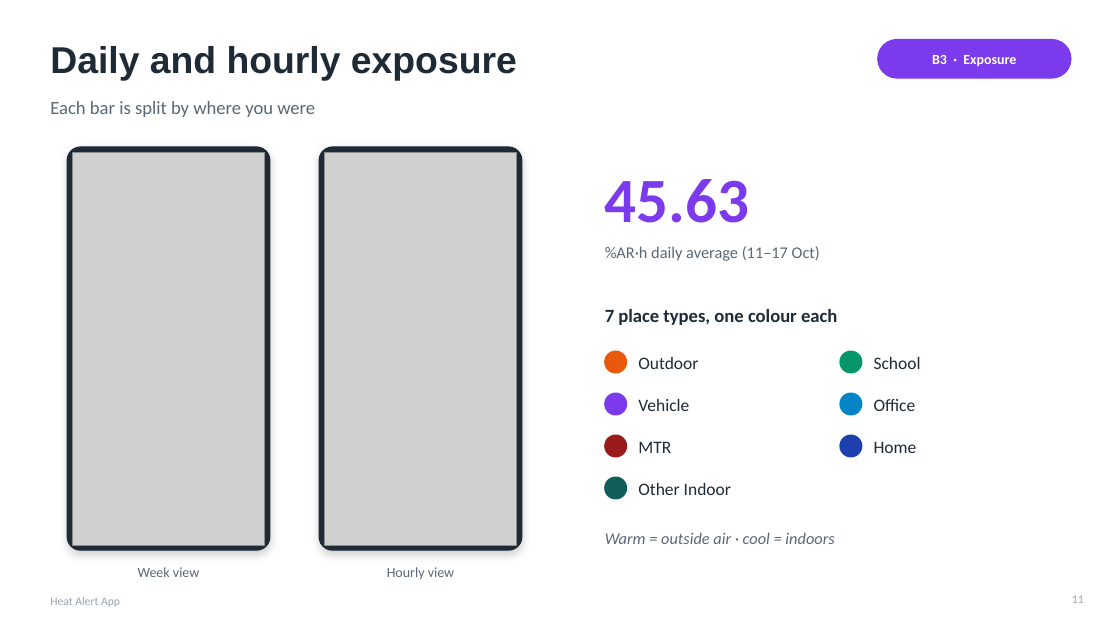
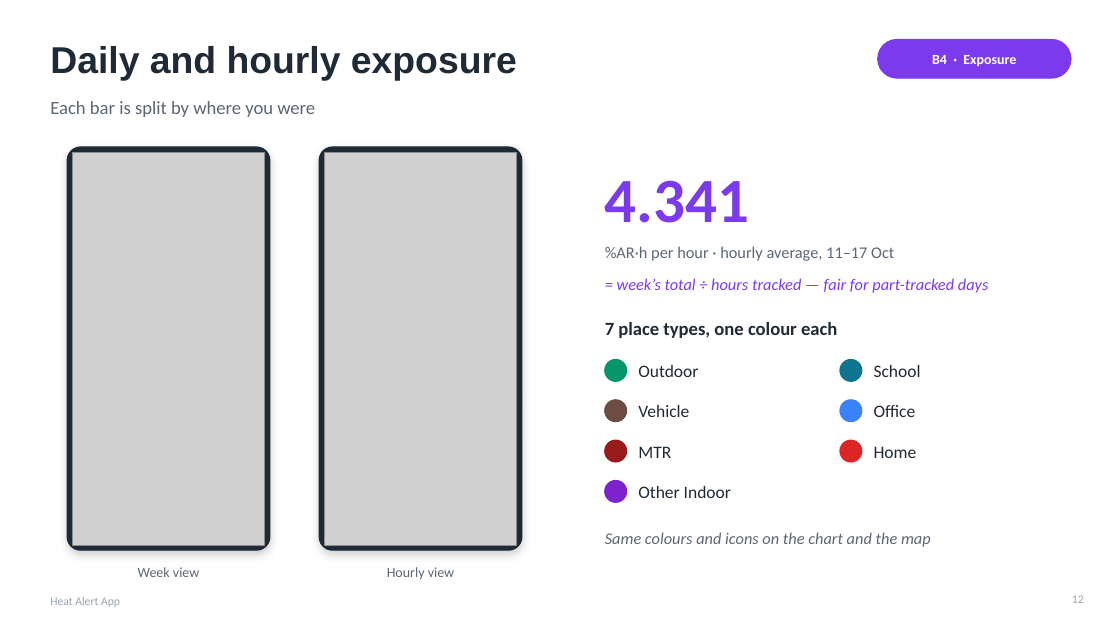
Before and after one commit to MungTsz/heat_alert_app, a slide deck: slide 12 of Claude outputs/Heat_Alert_App_Demo.pptx (slide 11 before the commit). Drawn at 1120x630 pixels with LibreOffice and Linux fonts; fonts in the diff are those of the drawing; grey boxes stand for pictures. Boxes give left, top, right and bottom in pixels: in the first picture for what was removed or moved away, otherwise in the second. Text is boxed around its words. In the diff, an @@ line names an element or a change of style, - is before the commit and + after.

```diff
--- a/Claude outputs/Heat_Alert_App_Demo.pptx
+++ b/Claude outputs/Heat_Alert_App_Demo.pptx
@@ text at (932,55,1016,66): text changed @@
-B3 · Exposure
+B4 · Exposure
@@ text at (605,180,749,223): text changed @@
-45.63
+4.341
@@ text at (605,246,894,261): text changed @@
-%AR·h daily average (11–17 Oct)
+%AR·h per hour · hourly average, 11–17 Oct
@@ text added at (617,278,988,293), 14 pt, text #7C3AED, italic @@
+= week’s total ÷ hours tracked — fair for part-tracked days
@@ text "7 place types, one colour ...": place and size @@
-text "7 place types, one colour ..." at (605,309,837,325)
+text "7 place types, one colour ..." at (605,322,837,338)
@@ ellipse at (605,360,627,381): fill #EA580C to #059669; outline #EA580C 1 pt to #059669 1 pt @@
@@ 2 texts, 2 ellipses: place and size @@
-2 texts, 2 ellipses at (605,351,921,373)
+2 texts, 2 ellipses at (605,360,921,381)
@@ ellipse at (840,360,862,381): fill #059669 to #0E7490; outline #059669 1 pt to #0E7490 1 pt @@
@@ ellipse at (605,400,627,422): fill #7C3AED to #6D4C41; outline #7C3AED 1 pt to #6D4C41 1 pt @@
@@ 5 ellipses, 4 texts: place and size @@
-5 ellipses, 4 texts at (605,393,917,499)
+5 ellipses, 4 texts at (605,400,917,502)
@@ ellipse at (840,400,862,422): fill #0284C7 to #3B82F6; outline #0284C7 1 pt to #3B82F6 1 pt @@
@@ ellipse at (840,440,862,462): fill #1E40AF to #DC2626; outline #1E40AF 1 pt to #DC2626 1 pt @@
@@ ellipse at (605,481,627,502): fill #115E59 to #7E22CE; outline #115E59 1 pt to #7E22CE 1 pt @@
@@ text at (605,532,931,547): text changed @@
-Warm = outside air · cool = indoors
+Same colours and icons on the chart and the map
```
Also in this commit, not shown: 7 other slides changed, 1 slide added, 7 other files.
